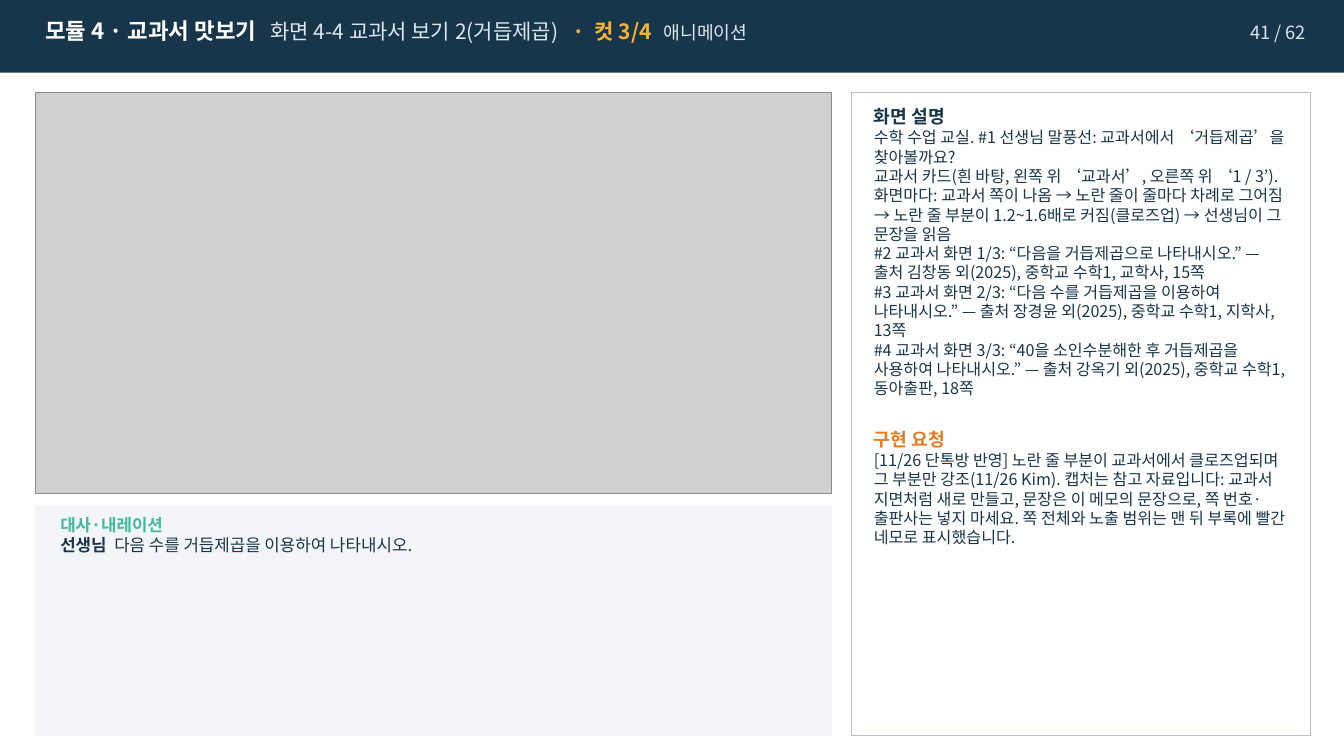
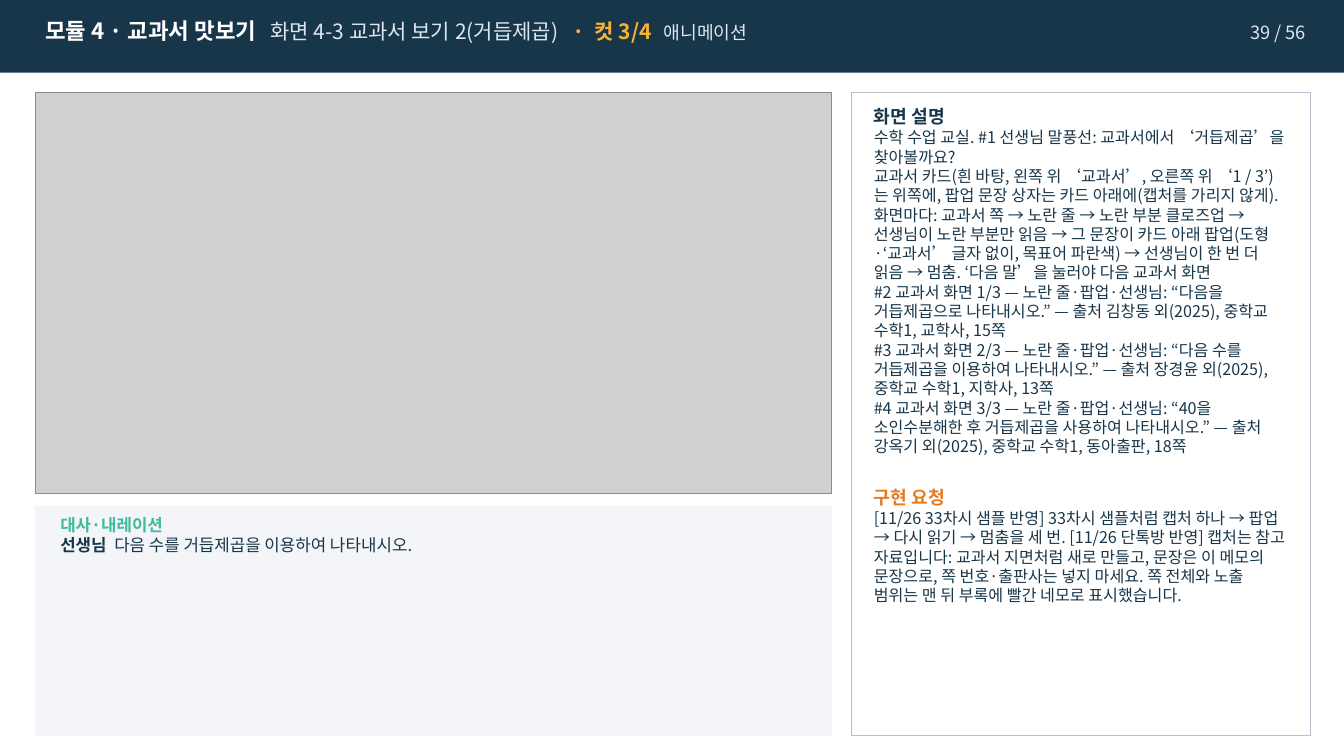
Before and after one commit to j333333766-hub/ksl-math-vocab-kit, a slide deck: slide 39 of 샘플/07차시_소인수분해_조창현_v7-1_스토리보드.pptx (slide 41 before the commit). Drawn at 1344x756 pixels with LibreOffice and Linux fonts; fonts in the diff are those of the drawing; grey boxes stand for pictures. Boxes give left, top, right and bottom in pixels: in the first picture for what was removed or moved away, otherwise in the second. Text is boxed around its words. In the diff, an @@ line names an element or a change of style, - is before the commit and + after.

```diff
--- a/샘플/07차시_소인수분해_조창현_v7-1_스토리보드.pptx
+++ b/샘플/07차시_소인수분해_조창현_v7-1_스토리보드.pptx
@@ text at (x1=45, y1=20, x2=748, y2=43): text changed @@
-모듈 4 · 교과서 맛보기 화면 4-4 교과서 보기 2(거듭제곱) · 컷 3/4 애니메이션
+모듈 4 · 교과서 맛보기 화면 4-3 교과서 보기 2(거듭제곱) · 컷 3/4 애니메이션
@@ text at (x1=1250, y1=25, x2=1305, y2=39): text changed @@
-41 / 62
+39 / 56
@@ text at (x1=874, y1=168, x2=1279, y2=455): text changed @@
-교과서 카드(흰 바탕, 왼쪽 위 ‘교과서’, 오른쪽 위 ‘1 / 3’). 화면마다: 교과서 쪽이 나옴 → 노란 줄이 줄마다 차례로 그어짐 → 노란 줄 부분이 1.2~1.6배로 커짐(클로즈업) → 선생님이 그 문장을 읽음
-#2 교과서 화면 1/3: “다음을 거듭제곱으로 나타내시오.” — 출처 김창동 외(2025), 중학교 수학1, 교학사, 15쪽
-#3 교과서 화면 2/3: “다음 수를 거듭제곱을 이용하여 나타내시오.” — 출처 장경윤 외(2025), 중학교 수학1, 지학사, 13쪽
-#4 교과서 화면 3/3: “40을 소인수분해한 후 거듭제곱을 사용하여 나타내시오.” — 출처 강옥기 외(2025), 중학교 수학1, 동아출판, 18쪽
+교과서 카드(흰 바탕, 왼쪽 위 ‘교과서’, 오른쪽 위 ‘1 / 3’)는 위쪽에, 팝업 문장 상자는 카드 아래에(캡처를 가리지 않게).
+화면마다: 교과서 쪽 → 노란 줄 → 노란 부분 클로즈업 → 선생님이 노란 부분만 읽음 → 그 문장이 카드 아래 팝업(도형·‘교과서’ 글자 없이, 목표어 파란색) → 선생님이 한 번 더 읽음 → 멈춤. ‘다음 말’을 눌러야 다음 교과서 화면
+#2 교과서 화면 1/3 — 노란 줄·팝업·선생님: “다음을 거듭제곱으로 나타내시오.” — 출처 김창동 외(2025), 중학교 수학1, 교학사, 15쪽
+#3 교과서 화면 2/3 — 노란 줄·팝업·선생님: “다음 수를 거듭제곱을 이용하여 나타내시오.” — 출처 장경윤 외(2025), 중학교 수학1, 지학사, 13쪽
+#4 교과서 화면 3/3 — 노란 줄·팝업·선생님: “40을 소인수분해한 후 거듭제곱을 사용하여 나타내시오.” — 출처 강옥기 외(2025), 중학교 수학1, 동아출판, 18쪽
@@ text at (x1=874, y1=510, x2=1285, y2=603): text changed @@
-[11/26 단톡방 반영] 노란 줄 부분이 교과서에서 클로즈업되며 그 부분만 강조(11/26 Kim). 캡처는 참고 자료입니다: 교과서 지면처럼 새로 만들고, 문장은 이 메모의 문장으로, 쪽 번호·출판사는 넣지 마세요. 쪽 전체와 노출 범위는 맨 뒤 부록에 빨간 네모로 표시했습니다.
+[11/26 33차시 샘플 반영] 33차시 샘플처럼 캡처 하나 → 팝업 → 다시 읽기 → 멈춤을 세 번. [11/26 단톡방 반영] 캡처는 참고 자료입니다: 교과서 지면처럼 새로 만들고, 문장은 이 메모의 문장으로, 쪽 번호·출판사는 넣지 마세요. 쪽 전체와 노출 범위는 맨 뒤 부록에 빨간 네모로 표시했습니다.
```
Also in this commit, not shown: 58 other slides changed, 7 slides removed, 10 other files.
